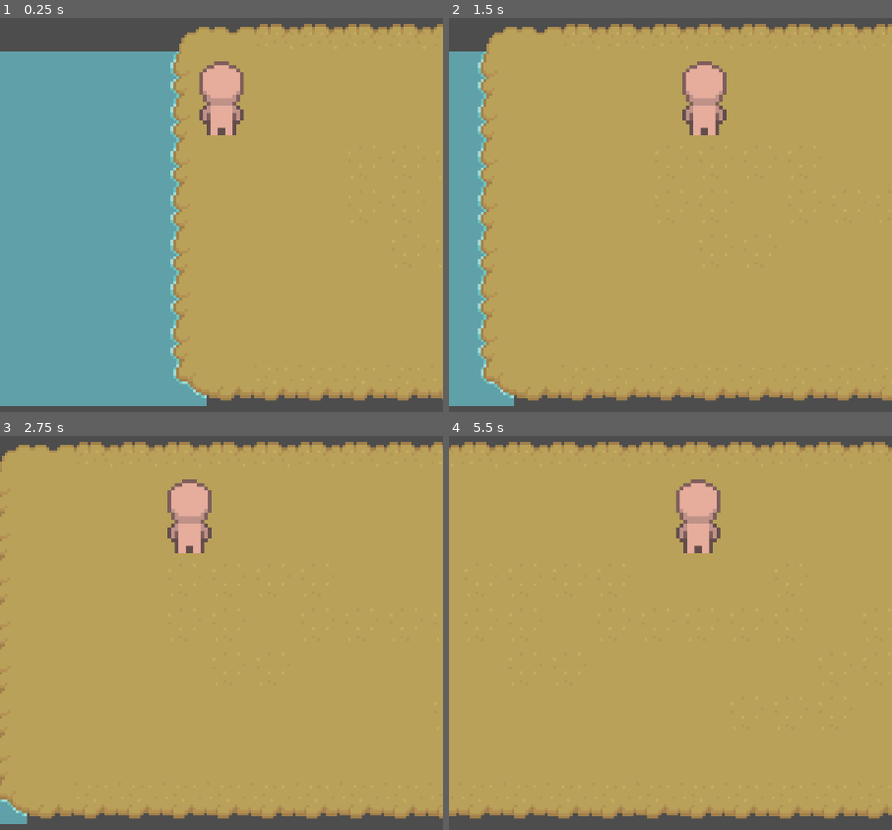
Above: before the commit, frames 1-4 (two rows, left to right).
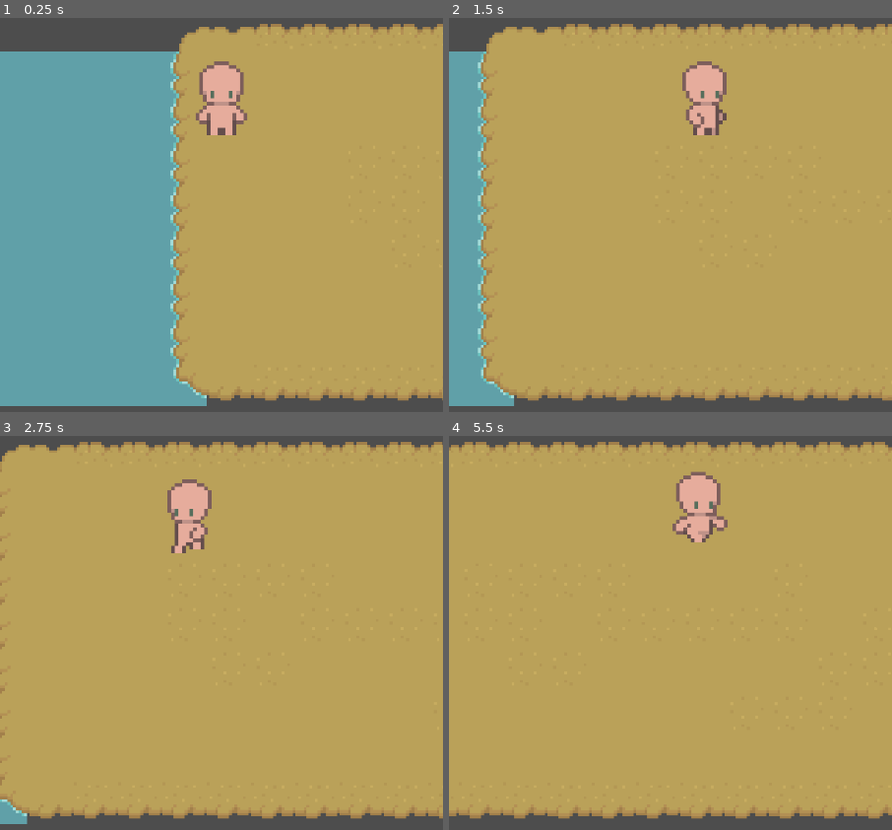
Above: after the commit, the same moments.

Repository: minotaa/rhode-island
Game: Godot game, scene res://scenes/game.tscn
Two runs of this game, one before a commit and one after it. Both use one fixed random seed, a clock stepped at 60 frames per second and the inputs below.
Inputs:
- Up to frame 1 (0.25 s): no input
- Up to frame 2 (1.5 s): tap Enter (ui_accept) at 0.5, 0.77 s; hold Right (ui_right) from 0.53 s (still down)
- Up to frame 3 (2.75 s): tap Enter (ui_accept) at 1.52 s; release Right (ui_right) at 2.03 s; hold Left (ui_left) from 2.03 s (still down)
- Up to frame 4 (5.5 s): release Left (ui_left) at 2.78 s; hold Right (ui_right) 2.78-4.28 s; tap Enter (ui_accept) at 3.02, 3.77, 4.52 s; hold Left (ui_left) 4.28-5.03 s; hold Right (ui_right) from 5.03 s (still down)

The runs differ from the first frame. In frame 1, 0.3% of the frame differs, in the area x 44-56%, y 18-27%; in frame 2, 0.5%; in frame 3, 0.5%; in frame 4, 1.2%, in the area x 50-63%, y 9-30%.

Commit message:
Add 8-directional movement & walking animations

Diff:
--- a/scripts/Player.gd
+++ b/scripts/Player.gd
@@ -11,10 +11,19 @@
 
 	# Get the input direction and handle the movement/deceleration.
 	# As good practice, you should replace UI actions with custom gameplay actions.
-	var direction = Input.get_axis("ui_left", "ui_right")
-	if direction:
-		velocity.x = direction * SPEED
-	else:
-		velocity.x = move_toward(velocity.x, 0, SPEED)
+	var direction = Input.get_vector("ui_left", "ui_right", "ui_up", "ui_down")
+	velocity = direction * SPEED
+	var dir
+	if velocity.x > 0:
+		$Body.play("char1_walk_right")
+	elif velocity.x < 0:
+		$Body.play("char1_walk_left")
+	if velocity.y > 0:
+		$Body.play("char1_walk_down")
+	elif velocity.y < 0:
+		$Body.play("char1_walk_up")
+	if velocity.length() == 0:
+		$Body.play("char1_idle")
+
 
 	move_and_slide()
